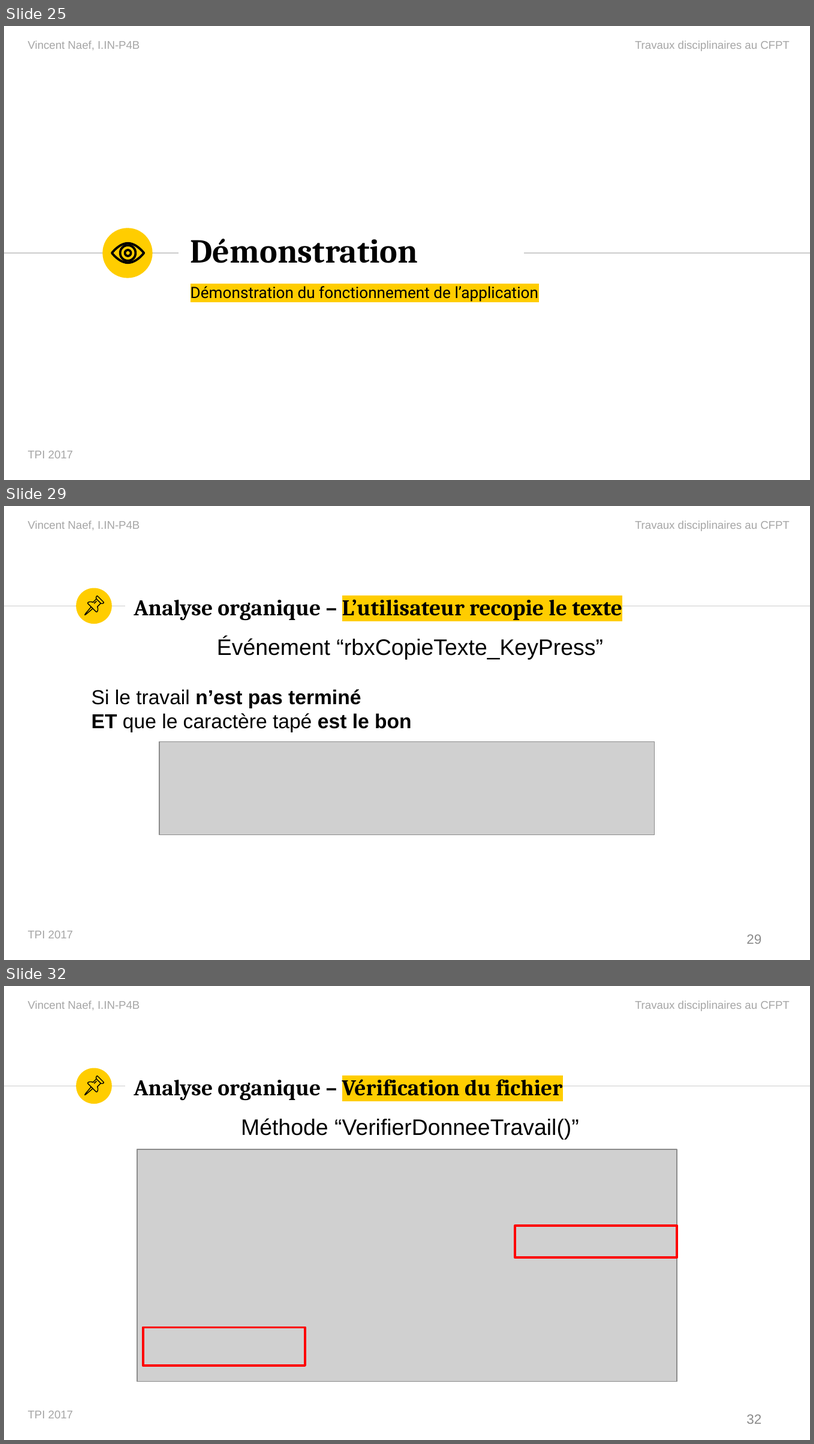
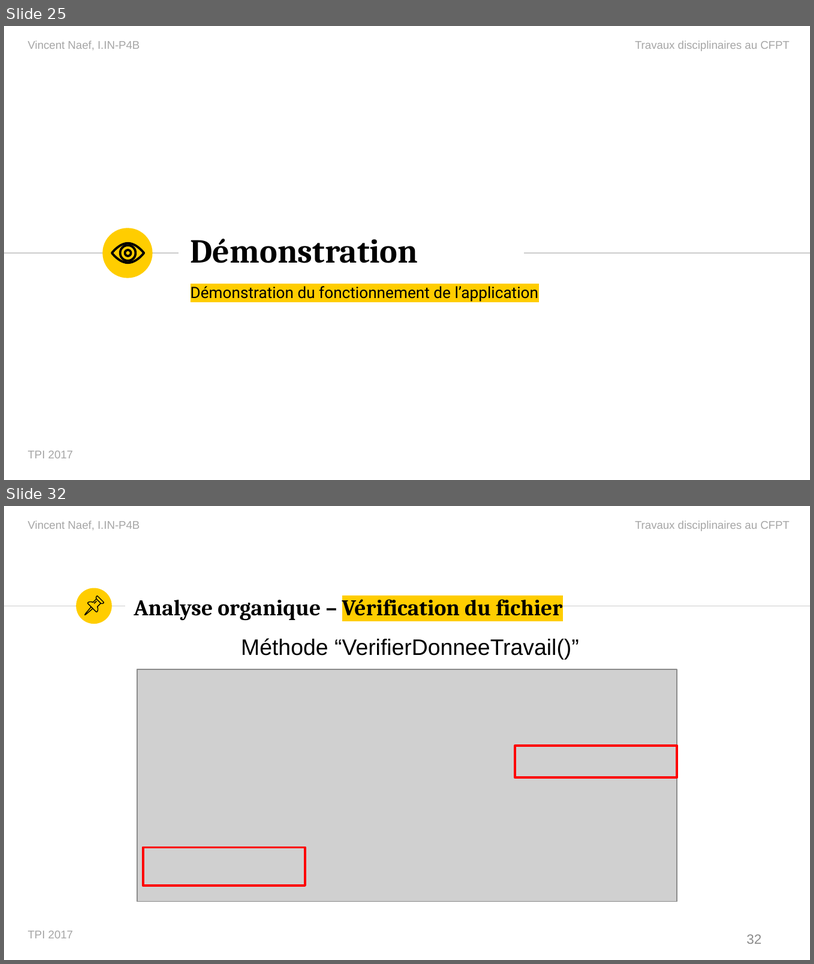
Before and after one commit to vinelo/TPI, a slide deck: Présentation/PresentationTPI.pptx. Shown one above the other, each under a label of ours: slides 25, 29 and 32 before the commit, slides 25 and 32 after it; the slides between them are not shown. The pictures are 814x1444 and 814x964 pixels, drawn with LibreOffice and Linux fonts; fonts in the diff are those of the drawing; grey boxes stand for pictures. Boxes give left, top, right and bottom in pixels: in the first picture for what was removed or moved away, otherwise in the second. Text is boxed around its words. In the diff, an @@ line names an element or a change of style, - is before the commit and + after.

```diff
--- a/Présentation/PresentationTPI.pptx
+++ b/Présentation/PresentationTPI.pptx
@@ slide 29 removed at <box>4,506,810,960</box>, background #FFFFFF; not listed: 6 template elements that a slide beside it also shows @@
@@ title removed at <box>134,594,622,621</box> @@
-Analyse organique – L’utilisateur recopie le texte
@@ group removed at <box>84,597,103,615</box>: 4 freeform shapes @@
@@ text removed at <box>92,637,603,732</box> @@
-Événement “rbxCopieTexte_KeyPress”
-Si le travail n’est pas terminé
-ET que le caractère tapé est le bon
@@ picture removed at <box>159,741,655,834</box> @@
@@ page number removed at <box>747,934,762,943</box> @@
-29
```
Also in this commit, not shown: 7 slides changed, 3 slides added, 3 other slides removed, 5 other files.
